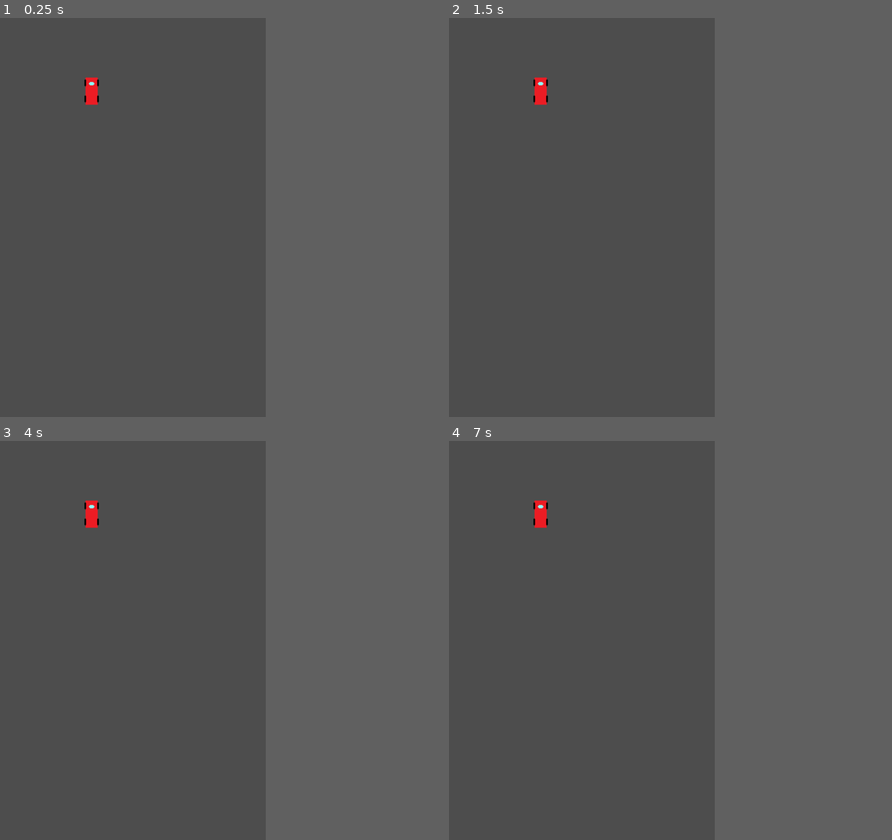
Above: before the commit, frames 1-4 (two rows, left to right).
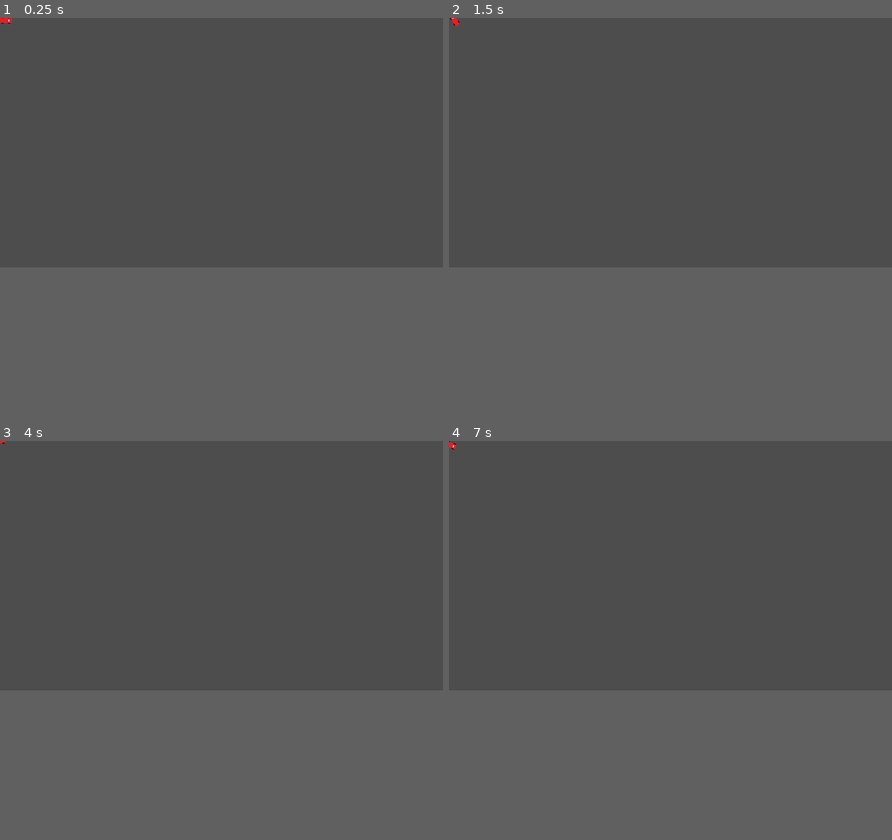
Above: after the commit, the same moments.

Repository: PixelWolf8976/BAISD-AT-at-game
Game: Godot game, scene res://player.tscn
The game is run twice, just before and just after one commit, with the same random seed, the same clock (stepped at 60 frames per second) and the same inputs. The project has no main scene, so this scene is started directly.
Inputs:
- Up to frame 1 (0.25 s): no input
- Up to frame 2 (1.5 s): tap Enter at 0.5 s; hold Right (turn_right, bound only after the commit) 0.53-1.28 s; tap Space at 1.25 s; hold Left (turn_left, bound only after the commit) from 1.28 s (still down)
- Up to frame 3 (4 s): tap Enter at 2 s; release Left (turn_left, bound only after the commit) at 2.03 s; hold Right (turn_right, bound only after the commit) 2.03-2.78 s; tap Space at 2.75 s; hold Up (drive_forward, bound only after the commit) 2.78-3.53 s; hold Left (turn_left, bound only after the commit) from 3.53 s (still down)
- Up to frame 4 (7 s): tap Enter at 4.25 s; tap Space at 5 s; release Left (turn_left, bound only after the commit) at 5.78 s; hold Right (turn_right, bound only after the commit) 5.78-6.53 s; hold Up (drive_forward, bound only after the commit) from 6.53 s (still down)
In our replay, the window is 480x720 before the commit and 800x450 after it. These sizes can differ from the game's own. Grey fills any space a smaller window leaves; there, only what the larger window draws over its background counts as a difference.

The runs differ from the first frame. In frame 1, 0.2% of the frame differs, in the area x 0-23%, y 0-22%; in frame 2, 0.2%; in frame 3, 0.2%; in frame 4, 0.2%.

Commit message:
Added player controller and better movement

Diff:
--- /dev/null
+++ b/player.gd
@@ -0,0 +1,63 @@
+extends Area2D
+
+@export var defaultMaxSpeed = 600.0
+@export var corneringMaxSpeed = 500.0
+@export var acceleration = 200.0
+
+@export var rotationMaxSpeed = 20
+@export var rotationAcceleration = 10
+
+var currentMaxSpeed
+var speed = 0.0
+var rotationSpeed = 0.0
+var screen_size
+
+# Called when the node enters the scene tree for the first time.
+func _ready():
+	screen_size = get_viewport_rect().size
+	pass # Replace with function body.
+
+
+# Called every frame. 'delta' is the elapsed time since the previous frame.
+func _process(delta):
+	var velocity = Vector2.ZERO # player movement vector
+
+	if Input.is_action_pressed("drive_forward"):
+		if speed < currentMaxSpeed:
+			speed += acceleration * delta
+	else:
+		if speed > 0:
+			speed -= acceleration * delta
+
+	velocity = Vector2(speed, 0).rotated(rotation)
+
+	if Input.is_action_pressed("turn_left"):
+		if rotationSpeed > -rotationMaxSpeed:
+			rotationSpeed -= rotationAcceleration * delta
+	elif Input.is_action_pressed("turn_right"):
+		if rotationSpeed < rotationMaxSpeed:
+			rotationSpeed += rotationAcceleration * delta
+	else:
+		if rotationSpeed < 0:
+			currentMaxSpeed = corneringMaxSpeed
+			rotationSpeed += rotationAcceleration * 1.5 * delta
+			if rotationSpeed > 0:
+				rotationSpeed = 0
+				currentMaxSpeed = defaultMaxSpeed
+		elif rotationSpeed > 0:
+			currentMaxSpeed = corneringMaxSpeed
+			rotationSpeed -= rotationAcceleration * 1.5 * delta
+			if rotationSpeed < 0:
+				rotationSpeed = 0
+				currentMaxSpeed = defaultMaxSpeed
+		else:
+			currentMaxSpeed = defaultMaxSpeed
+
+	rotation += rotationSpeed * delta
+
+	if velocity.length() > 0:
+		velocity = velocity.normalized() * speed
+
+	position += velocity * delta
+	position = position.clamp(Vector2.ZERO, screen_size)
+	pass
--- a/player.tscn
+++ b/player.tscn
@@ -1,16 +1,20 @@
-[gd_scene load_steps=3 format=3 uid="uid://up8xrcnto3km"]
+[gd_scene load_steps=4 format=3 uid="uid://up8xrcnto3km"]
 
+[ext_resource type="Script" path="res://player.gd" id="1_oubq6"]
 [ext_resource type="Texture2D" uid="uid://co207rjmcrdcl" path="res://Cor.png" id="1_q8pro"]
 
 [sub_resource type="RectangleShape2D" id="RectangleShape2D_pukp2"]
-size = Vector2(22, 49)
+size = Vector2(22.2, 49.2)
 
 [node name="Player" type="Area2D"]
+position = Vector2(25, 11)
+script = ExtResource("1_oubq6")
 
 [node name="Sprite2D" type="Sprite2D" parent="."]
-position = Vector2(165, 144)
+position = Vector2(-12, -0.5)
+rotation = 1.5708
 texture = ExtResource("1_q8pro")
 
 [node name="CollisionShape2D" type="CollisionShape2D" parent="."]
-position = Vector2(165.5, 132)
+rotation = 1.5708
 shape = SubResource("RectangleShape2D_pukp2")
--- a/project.godot
+++ b/project.godot
@@ -16,9 +16,30 @@
 
 [display]
 
-window/size/viewport_width=480
-window/size/viewport_height=720
+window/size/viewport_width=1920
+window/size/viewport_height=1080
 window/stretch/mode="canvas_items"
+
+[input]
+
+drive_forward={
+"deadzone": 0.5,
+"events": [Object(InputEventKey,"resource_local_to_scene":false,"resource_name":"","device":-1,"window_id":0,"alt_pressed":false,"shift_pressed":false,"ctrl_pressed":false,"meta_pressed":false,"pressed":false,"keycode":0,"physical_keycode":4194320,"key_label":0,"unicode":0,"echo":false,"script":null)
+, Object(InputEventKey,"resource_local_to_scene":false,"resource_name":"","device":-1,"window_id":0,"alt_pressed":false,"shift_pressed":false,"ctrl_pressed":false,"meta_pressed":false,"pressed":false,"keycode":0,"physical_keycode":87,"key_label":0,"unicode":119,"echo":false,"script":null)
+]
+}
+turn_left={
+"deadzone": 0.5,
+"events": [Object(InputEventKey,"resource_local_to_scene":false,"resource_name":"","device":-1,"window_id":0,"alt_pressed":false,"shift_pressed":false,"ctrl_pressed":false,"meta_pressed":false,"pressed":false,"keycode":0,"physical_keycode":4194319,"key_label":0,"unicode":0,"echo":false,"script":null)
+, Object(InputEventKey,"resource_local_to_scene":false,"resource_name":"","device":-1,"window_id":0,"alt_pressed":false,"shift_pressed":false,"ctrl_pressed":false,"meta_pressed":false,"pressed":false,"keycode":0,"physical_keycode":65,"key_label":0,"unicode":97,"echo":false,"script":null)
+]
+}
+turn_right={
+"deadzone": 0.5,
+"events": [Object(InputEventKey,"resource_local_to_scene":false,"resource_name":"","device":-1,"window_id":0,"alt_pressed":false,"shift_pressed":false,"ctrl_pressed":false,"meta_pressed":false,"pressed":false,"keycode":0,"physical_keycode":4194321,"key_label":0,"unicode":0,"echo":false,"script":null)
+, Object(InputEventKey,"resource_local_to_scene":false,"resource_name":"","device":-1,"window_id":0,"alt_pressed":false,"shift_pressed":false,"ctrl_pressed":false,"meta_pressed":false,"pressed":false,"keycode":0,"physical_keycode":68,"key_label":0,"unicode":100,"echo":false,"script":null)
+]
+}
 
 [rendering]
 
